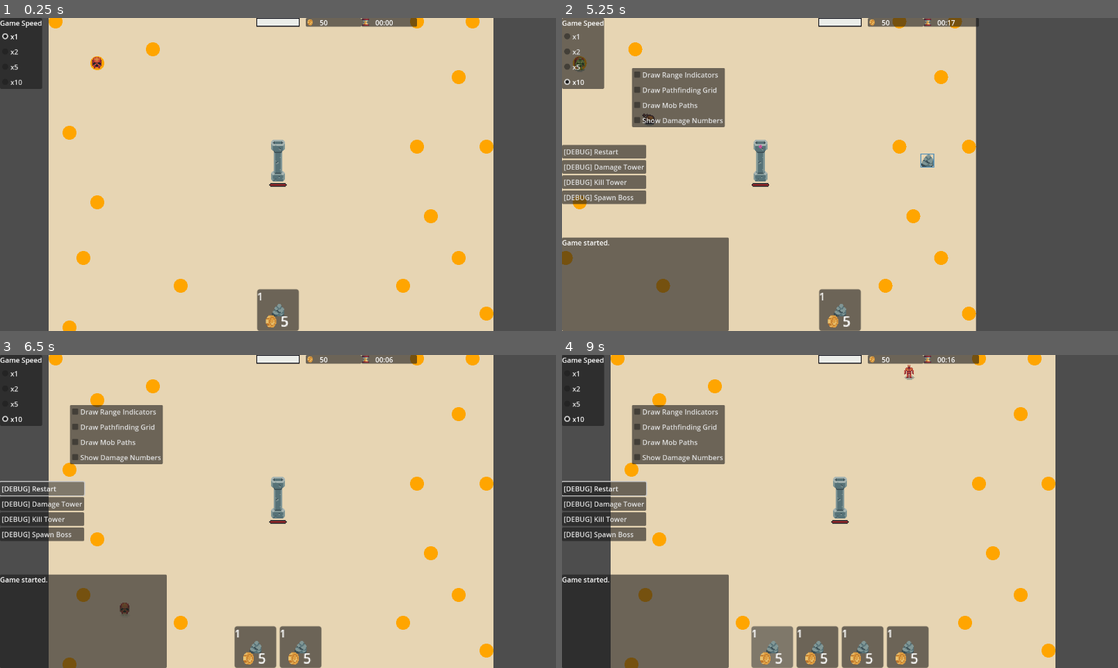
Above: before the commit, frames 1-4 (two rows, left to right).
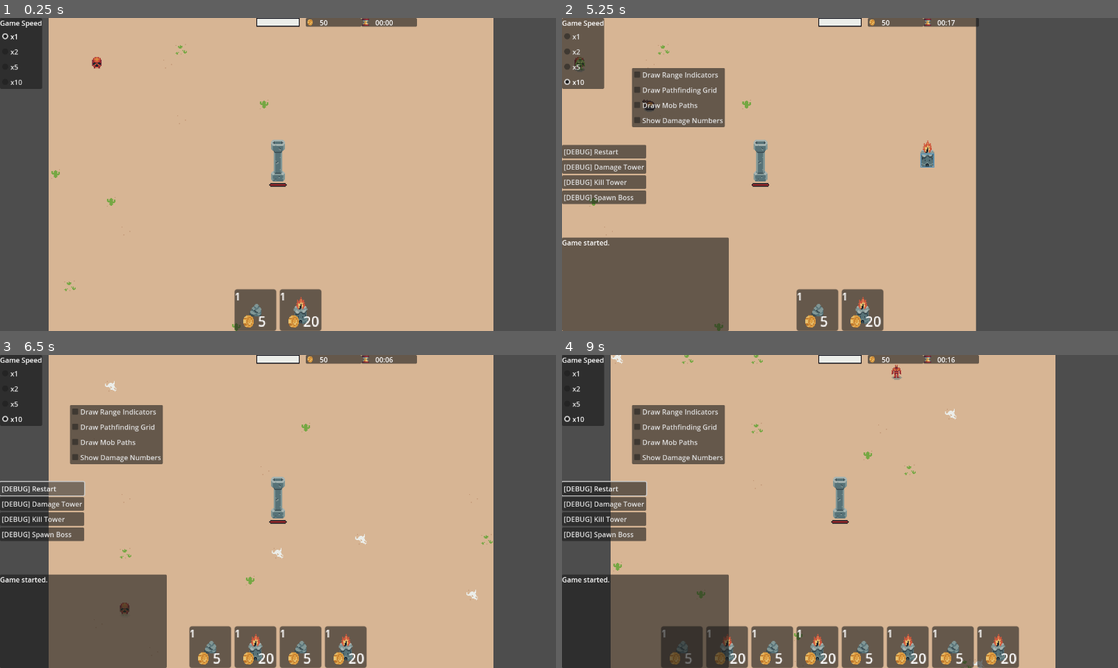
Above: after the commit, the same moments.

Repository: GeorgeColeman/tower-survivors
Game: Godot game, scene res://scenes/game.tscn
Same seed, same stepped clock (60 frames per second), same inputs: the game is played once before the commit and once after it. Sound files missing from this copy of the repository are replaced by a short silence.
Inputs (mouse positions are in pixels of both pictures, inside the frame that each line leads up to):
- Up to frame 1 (0.25 s): no input
- Up to frame 2 (5.25 s): click "1" at 0.5 s; click "x1" at 1.25 s; click "1" at 2 s; click "x2" at 2.75 s; click "x5" at 3.5 s; click "x10" at 4.25 s; tap Enter at 5 s; move the mouse to (962, 158) at 5.02 s; hold D (right) from 5.03 s (still down); tap Tab at 5.1 s; click (962, 158) at 5.17 s
- Up to frame 3 (6.5 s): release D (right) at 5.75 s; click "[DEBUG] Restart" at 5.75 s
- Up to frame 4 (9 s): click "[DEBUG] Restart" at 6.5 s; click "[DEBUG] Restart" at 7.25 s; click "1" at 8 s; click "1" at 8.75 s

The runs differ from the first frame. In frame 1, 78% of the frame differs, in the area x 8-89%, y 0-100%; in frame 2, 57%; in frame 3, 67%; in frame 4, 67%.

Commit message:
Removed tower spawner - all is handled by entity drawer. New passive perks are added to existing towers; new towers receive existing passive perks. Added randomised alt textures to desert tile set.

Diff:
--- /dev/null
+++ b/resources/cell_types/cell_type_resource_desert.tres
@@ -0,0 +1,13 @@
+[gd_resource type="Resource" script_class="CellTypeResource" load_steps=7 format=3 uid="uid://dx7vejuhcrm4n"]
+
+[ext_resource type="Texture2D" uid="uid://dtib35n8hrup7" path="res://sprites/cells/desert_cell_alt_01.tres" id="1_1o81s"]
+[ext_resource type="Script" path="res://scripts/resources/cell_type_resource.gd" id="1_jnlvc"]
+[ext_resource type="Texture2D" uid="uid://b7sktgo16lh32" path="res://sprites/cells/desert_cell_alt_02.tres" id="2_q30f4"]
+[ext_resource type="Texture2D" uid="uid://ggkeewhgvfxs" path="res://sprites/cells/desert_cell_alt_03.tres" id="3_ppib3"]
+[ext_resource type="Texture2D" uid="uid://b75sikmqex1sh" path="res://sprites/cells/desert_cell_alt_04.tres" id="4_bmnm7"]
+[ext_resource type="Texture2D" uid="uid://nvbmpi7x02al" path="res://sprites/cells/desert_cell_main.tres" id="4_ueg1p"]
+
+[resource]
+script = ExtResource("1_jnlvc")
+main_texture = ExtResource("4_ueg1p")
+alt_texture = Array[Texture2D]([ExtResource("1_1o81s"), ExtResource("2_q30f4"), ExtResource("3_ppib3"), ExtResource("4_bmnm7"), ExtResource("4_bmnm7")])
--- a/scenes/game.tscn
+++ b/scenes/game.tscn
@@ -1,8 +1,9 @@
-[gd_scene load_steps=38 format=3 uid="uid://byfjk376rtjum"]
+[gd_scene load_steps=39 format=3 uid="uid://byfjk376rtjum"]
 
 [ext_resource type="Script" path="res://scripts/nodes/game_manager.gd" id="1_l43p6"]
 [ext_resource type="Script" path="res://scripts/nodes/camera_2d_controller.gd" id="2_04hs5"]
 [ext_resource type="PackedScene" uid="uid://83v6636oqg5r" path="res://scenes/towers/tower_rock.tscn" id="2_r0ae0"]
+[ext_resource type="PackedScene" uid="uid://d240mk65qdcoo" path="res://scenes/towers/tower_candlestick.tscn" id="3_exiwc"]
 [ext_resource type="Script" path="res://scripts/nodes/map_drawer.gd" id="5_6uqvh"]
 [ext_resource type="Script" path="res://scripts/control/control_main.gd" id="5_c3t0l"]
 [ext_resource type="Texture2D" uid="uid://dmkbp4txtjs5j" path="res://sprites/coin_sprite.tres" id="6_52e18"]
@@ -17,8 +18,8 @@
 [ext_resource type="Script" path="res://scripts/control/control_game_over.gd" id="10_1em41"]
 [ext_resource type="Script" path="res://scripts/nodes/entity_drawer.gd" id="10_3qktf"]
 [ext_resource type="PackedScene" uid="uid://ck16naxw6rn0d" path="res://scenes/spawn_point.tscn" id="10_ao74v"]
+[ext_resource type="Resource" uid="uid://dx7vejuhcrm4n" path="res://resources/cell_types/cell_type_resource_desert.tres" id="12_1we2j"]
 [ext_resource type="Script" path="res://scripts/control/control_upgrade_options.gd" id="12_b3rp4"]
-[ext_resource type="Script" path="res://scripts/nodes/tower_spawner.gd" id="15_3y22w"]
 [ext_resource type="Texture2D" uid="uid://wefb8xe38by7" path="res://sprites/placeholder_sprites.png" id="15_62lxk"]
 [ext_resource type="PackedScene" uid="uid://38q1wkrg25ha" path="res://scenes/control/build_button.tscn" id="20_2lk4p"]
 [ext_resource type="ButtonGroup" uid="uid://bam2t2nbxoj6t" path="res://button_group_game_speed.tres" id="21_5fiwn"]
@@ -38,13 +39,13 @@
 [ext_resource type="Script" path="res://scripts/control_modes/control_mode_build.gd" id="34_v1kfp"]
 [ext_resource type="PackedScene" uid="uid://dxnwaohgy5i6m" path="res://scenes/towers/tower_main.tscn" id="35_1q7gc"]
 
-[node name="Game" type="Node" node_paths=PackedStringArray("camera_2d_controller", "map_drawer", "mob_spawner", "tower_spawner", "entity_drawer", "pathfinding_manager", "special_effects", "sound_effects_player", "main_control", "control_in_game", "control_debug", "control_pause")]
+[node name="Game" type="Node" node_paths=PackedStringArray("camera_2d_controller", "map_drawer", "mob_spawner", "entity_drawer", "pathfinding_manager", "special_effects", "sound_effects_player", "main_control", "control_in_game", "control_debug", "control_pause")]
 script = ExtResource("1_l43p6")
-starting_buildings = Array[PackedScene]([ExtResource("2_r0ae0")])
+starting_main_tower = ExtResource("35_1q7gc")
+starting_buildings = Array[PackedScene]([ExtResource("2_r0ae0"), ExtResource("3_exiwc")])
 camera_2d_controller = NodePath("Camera2D")
 map_drawer = NodePath("MapObjects/MapDrawer")
 mob_spawner = NodePath("MapObjects/MobSpawner")
-tower_spawner = NodePath("MapObjects/TowerSpawner")
 entity_drawer = NodePath("MapObjects/EntityDrawer")
 pathfinding_manager = NodePath("PathfindingManager")
 special_effects = NodePath("SpecialEffects")
@@ -78,14 +79,10 @@
 mob_killed_sfx = ExtResource("25_42f42")
 mob_hit_sfx = ExtResource("7_nb2t7")
 
-[node name="TowerSpawner" type="Node2D" parent="MapObjects"]
-y_sort_enabled = true
-script = ExtResource("15_3y22w")
-main_tower_scene = ExtResource("35_1q7gc")
-
 [node name="MapDrawer" type="Node2D" parent="MapObjects"]
 z_index = -1
 script = ExtResource("5_6uqvh")
+cell_type = ExtResource("12_1we2j")
 
 [node name="EntityDrawer" type="Node2D" parent="MapObjects"]
 y_sort_enabled = true
--- a/scripts/autoloads/entities.gd
+++ b/scripts/autoloads/entities.gd
@@ -2,8 +2,13 @@
 
 signal spawn_entity_requested(params: SpawnEntityParams)
 
+var _entity_drawer: EntityDrawer
 # <Cell, Node>
 var _cell_entity_dict = {}
+
+
+func set_entity_drawer(entity_drawer: EntityDrawer):
+	_entity_drawer = entity_drawer
 
 
 func set_cell_entity_dict(dict):
--- a/scripts/autoloads/game_utilities.gd
+++ b/scripts/autoloads/game_utilities.gd
@@ -131,7 +131,7 @@
 			UpgradeOption.new(
 				upgrade.name,
 				func():
-					upgrade.add_to_tower(_game.tower)
+					_game_manager.entity_drawer.add_passive_upgrade(upgrade)
 		)
 		)
 
--- a/scripts/autoloads/map_utilities.gd
+++ b/scripts/autoloads/map_utilities.gd
@@ -28,3 +28,7 @@
 	var y = floori(vector.y)
 
 	return _map.get_cell_at(x, y)
+
+
+func get_cell_neighbours(cell: Cell) -> Array[Cell]:
+	return _map.get_cell_neighbours(cell)
--- a/scripts/nodes/entity_drawer.gd
+++ b/scripts/nodes/entity_drawer.gd
@@ -6,6 +6,8 @@
 
 # <int, Array[Tower]>
 var _tower_dict = {}
+
+var _passive_upgrades: Array[UpgradeResource] = []
 
 
 func _ready():
@@ -19,6 +21,15 @@
 	game.building_options.option_upgraded.connect(_on_building_option_upgraded)
 
 	_erase_existing()
+
+
+func add_passive_upgrade(upgrade_resource: UpgradeResource):
+	_passive_upgrades.append(upgrade_resource)
+
+	# Upgrade existing towers
+	for towers in _tower_dict.values():
+		for tower in towers:
+			upgrade_resource.add_to_tower(tower)
 
 
 func _on_building_option_upgraded(option: BuildingOption):
@@ -72,6 +83,10 @@
 
 	tower.set_cell_and_init(cell)
 
+	# Add existing passive perks to new tower
+	for perk in _passive_upgrades:
+		perk.add_to_tower(tower)
+
 	tower.was_killed.connect(
 		func():
 			_cell_entity_dict[cell].erase(tower)
--- a/scripts/nodes/game_manager.gd
+++ b/scripts/nodes/game_manager.gd
@@ -8,13 +8,13 @@
 		Game.speed = value
 
 @export var starting_gold: int = 50
+@export var starting_main_tower: PackedScene
 @export var starting_buildings: Array[PackedScene] = []
 @export var auto_start_game: bool = true
 
 @export var camera_2d_controller: Camera2DController
 @export var map_drawer: MapDrawer
 @export var mob_spawner: MobSpawner
-@export var tower_spawner: TowerSpawner
 @export var entity_drawer: EntityDrawer
 @export var pathfinding_manager: PathfindingManager
 @export var special_effects: SpecialEffects
@@ -64,16 +64,24 @@
 
 	game.set_player(Player.new(starting_gold))
 
-	var tower = tower_spawner.instantiate_tower(map.center_cell)
-	game.set_tower(tower)
-
 	camera_2d_controller.position = map.center * GameConstants.PIXEL_SCALE
 	camera_2d_controller.set_limits(
 		map.width * GameConstants.PIXEL_SCALE,
 		map.height * GameConstants.PIXEL_SCALE)
 
+	entity_drawer.set_game(game)
+
+	var params = SpawnEntityParams.new()
+	params.entity_scene = starting_main_tower
+	params.cell = map.center_cell
+	Entities.spawn_entity(params)
+
+	game.set_main_tower(params.spawned_entity)
+#
+	#var tower = tower_spawner.instantiate_tower(map.center_cell)
+	#game.set_main_tower(tower)
+
 	mob_spawner.start_game(game)
-	entity_drawer.set_game(game)
 
 	main_control.start_game(game)
 	control_in_game.start_game(game)
--- a/scripts/nodes/map_drawer.gd
+++ b/scripts/nodes/map_drawer.gd
@@ -1,5 +1,7 @@
 class_name MapDrawer
 extends Node
+
+@export var cell_type: CellTypeResource
 
 var cell_scene: PackedScene = preload("res://Scenes/cell.tscn")
 
@@ -11,7 +13,9 @@
 
 	for cell in map.cells:
 		var position = map.index_to_coordinates(cell.i)
-		var new_cell = cell_scene.instantiate()
+		#var new_cell = cell_scene.instantiate()
+		var new_cell = Sprite2D.new()
+		new_cell.texture = cell_type.get_random_texture()
 		add_child(new_cell)
 		new_cell.position = cell.scene_position
 		_cell_nodes.append(new_cell)
--- a/scripts/nodes/mob_spawner.gd
+++ b/scripts/nodes/mob_spawner.gd
@@ -30,7 +30,6 @@
 		return
 
 	if _game.time > _current_minute * 60:
-		#print_debug("A minute has passed")
 		_current_minute += 1
 
 		# Spawning a boss every 2 minutes
@@ -42,9 +41,9 @@
 			spawn_point.set_spawn_delay(15)
 
 
-func _draw():
-	for point in _valid_spawn_point_cells:
-		draw_circle(point.scene_position, 8, Color.ORANGE)
+#func _draw():
+	#for point in _valid_spawn_point_cells:
+		#draw_circle(point.scene_position, 8, Color.ORANGE)
 
 
 func get_spawn_points_at(cell: Cell) -> Array:
--- a/scripts/nodes/pathfinding_manager.gd
+++ b/scripts/nodes/pathfinding_manager.gd
@@ -64,7 +64,29 @@
 	queue_redraw()
 
 
+func _get_walkable_neighbour(cell: Cell) -> Cell:
+	var neighbours = MapUtilities.get_cell_neighbours(cell)
+	neighbours.shuffle()
+
+	for neighbour in neighbours:
+		if is_point_walkable(neighbour.scene_position):
+			return neighbour
+
+	return null
+
+
 func get_path_from_cell_to_cell(start_cell: Cell, end_cell: Cell) -> PackedVector2Array:
+	# NOTE: this is not sufficient because walkable neighbour may not be the closest point
+	# to the agent.
+	if !is_point_walkable(end_cell.scene_position):
+		#print_debug("End cell isn't walkable")
+
+		end_cell = _get_walkable_neighbour(end_cell)
+
+		if !end_cell:
+			return []
+			#print_debug("No end cell could be found")
+
 	#var a_1 = [start_cell, end_cell]
 	#var a_2 = [start_cell, end_cell]
 	#
--- a/scripts/nodes/tower_spawner.gd
+++ /dev/null
@@ -1,30 +0,0 @@
-class_name TowerSpawner
-extends Node2D
-
-@export var main_tower_scene: PackedScene
-
-# <Cell, Tower>
-var _cell_tower_dict = {}
-var _main_tower: Tower
-
-
-func instantiate_tower(cell: Cell) -> Tower:
-	# Delete existing tower
-	if _main_tower:
-		_main_tower.uninstantiate()
-
-	var tower = main_tower_scene.instantiate() as Tower
-	add_child(tower)
-	tower.position = cell.scene_position
-	tower.set_cell_and_init(cell)
-	_main_tower = tower
-
-	return tower
-
-
-func get_towers_at(cell: Cell) -> Array:
-	if _main_tower != null:
-		if cell == _main_tower.cell:
-			return [_main_tower]
-
-	return []
--- a/scripts/ref_counted/building_manager.gd
+++ b/scripts/ref_counted/building_manager.gd
@@ -1,7 +1,6 @@
 class_name BuildingManager
 extends RefCounted
 
-var _tower_spawner: TowerSpawner
 var _entity_drawer: EntityDrawer
 var _building_options: BuildingOptions
 
--- /dev/null
+++ b/scripts/resources/cell_type_resource.gd
@@ -0,0 +1,14 @@
+class_name CellTypeResource
+extends Resource
+
+@export var main_texture: Texture2D
+@export var alt_texture: Array[Texture2D] = []
+
+
+func get_random_texture() -> Texture2D:
+	var rand = randi_range(0, 50)
+
+	if rand < 50:
+		return main_texture
+
+	return alt_texture.pick_random()
--- a/scripts/runtime/game.gd
+++ b/scripts/runtime/game.gd
@@ -74,9 +74,9 @@
 	speed = _resume_speed
 
 
-func set_tower(tower: Tower):
-	self.tower = tower
-	tower.was_killed.connect(_on_tower_was_killed)
+func set_main_tower(p_tower: Tower):
+	tower = p_tower
+	p_tower.was_killed.connect(_on_main_tower_was_killed)
 
 
 func add_difficulty(amount: float):
@@ -86,5 +86,5 @@
 	Messenger.request_floating_text("Game difficulty increased. Current difficulty: %s." % str(_difficulty))
 
 
-func _on_tower_was_killed():
+func _on_main_tower_was_killed():
 	game_over.emit()
--- /dev/null
+++ b/sprites/cells/desert_cell_alt_01.tres
@@ -0,0 +1,7 @@
+[gd_resource type="AtlasTexture" load_steps=2 format=3 uid="uid://dtib35n8hrup7"]
+
+[ext_resource type="Texture2D" uid="uid://bhyy2uirlhqy2" path="res://sprites/cells/desert_cells.png" id="1_vlxuh"]
+
+[resource]
+atlas = ExtResource("1_vlxuh")
+region = Rect2(16, 0, 16, 16)
--- /dev/null
+++ b/sprites/cells/desert_cell_alt_02.tres
@@ -0,0 +1,7 @@
+[gd_resource type="AtlasTexture" load_steps=2 format=3 uid="uid://b7sktgo16lh32"]
+
+[ext_resource type="Texture2D" uid="uid://bhyy2uirlhqy2" path="res://sprites/cells/desert_cells.png" id="1_gsj5h"]
+
+[resource]
+atlas = ExtResource("1_gsj5h")
+region = Rect2(0, 16, 16, 16)
--- /dev/null
+++ b/sprites/cells/desert_cell_alt_03.tres
@@ -0,0 +1,7 @@
+[gd_resource type="AtlasTexture" load_steps=2 format=3 uid="uid://ggkeewhgvfxs"]
+
+[ext_resource type="Texture2D" uid="uid://bhyy2uirlhqy2" path="res://sprites/cells/desert_cells.png" id="1_xlscf"]
+
+[resource]
+atlas = ExtResource("1_xlscf")
+region = Rect2(16, 16, 16, 16)
--- /dev/null
+++ b/sprites/cells/desert_cell_alt_04.tres
@@ -0,0 +1,7 @@
+[gd_resource type="AtlasTexture" load_steps=2 format=3 uid="uid://b75sikmqex1sh"]
+
+[ext_resource type="Texture2D" uid="uid://bhyy2uirlhqy2" path="res://sprites/cells/desert_cells.png" id="1_cyfpm"]
+
+[resource]
+atlas = ExtResource("1_cyfpm")
+region = Rect2(0, 0, 16, 16)
--- /dev/null
+++ b/sprites/cells/desert_cell_main.tres
@@ -0,0 +1,7 @@
+[gd_resource type="AtlasTexture" load_steps=2 format=3 uid="uid://nvbmpi7x02al"]
+
+[ext_resource type="Texture2D" uid="uid://bhyy2uirlhqy2" path="res://sprites/cells/desert_cells.png" id="1_ks5m8"]
+
+[resource]
+atlas = ExtResource("1_ks5m8")
+region = Rect2(32, 0, 16, 16)
Binary file added: sprites/cells/desert_cells.png
Not shown, added: sprites/cells/desert_cells.png.import
